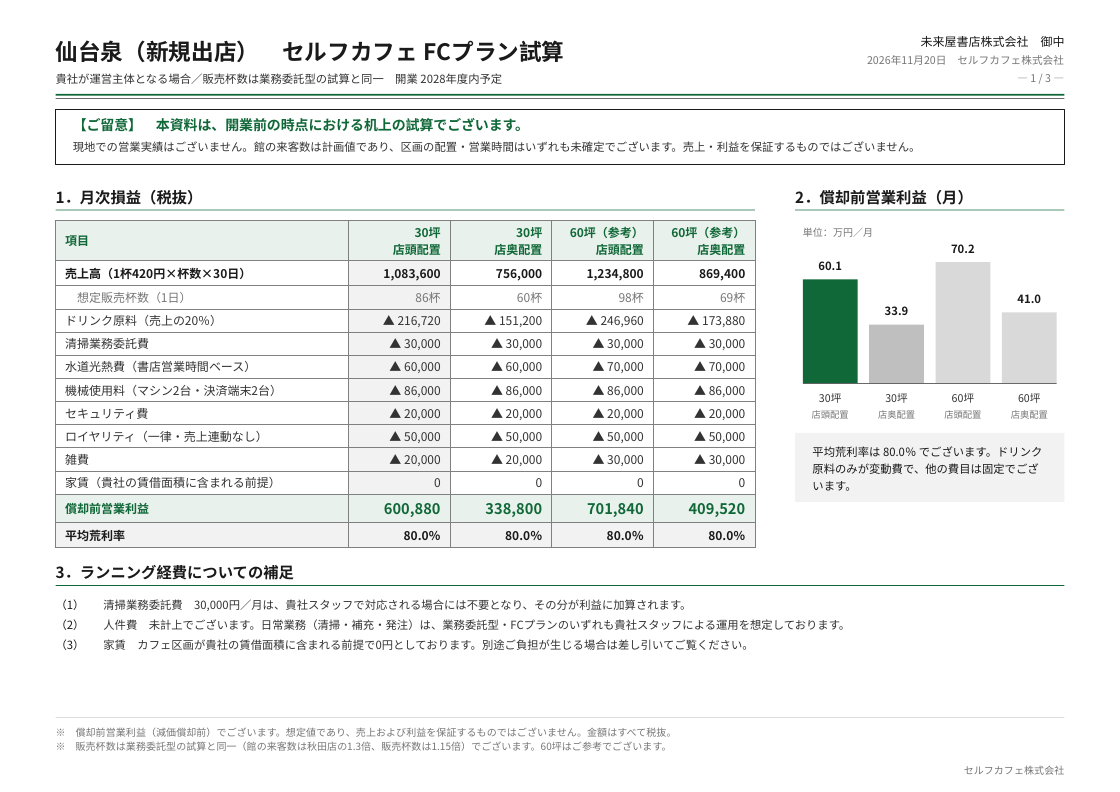
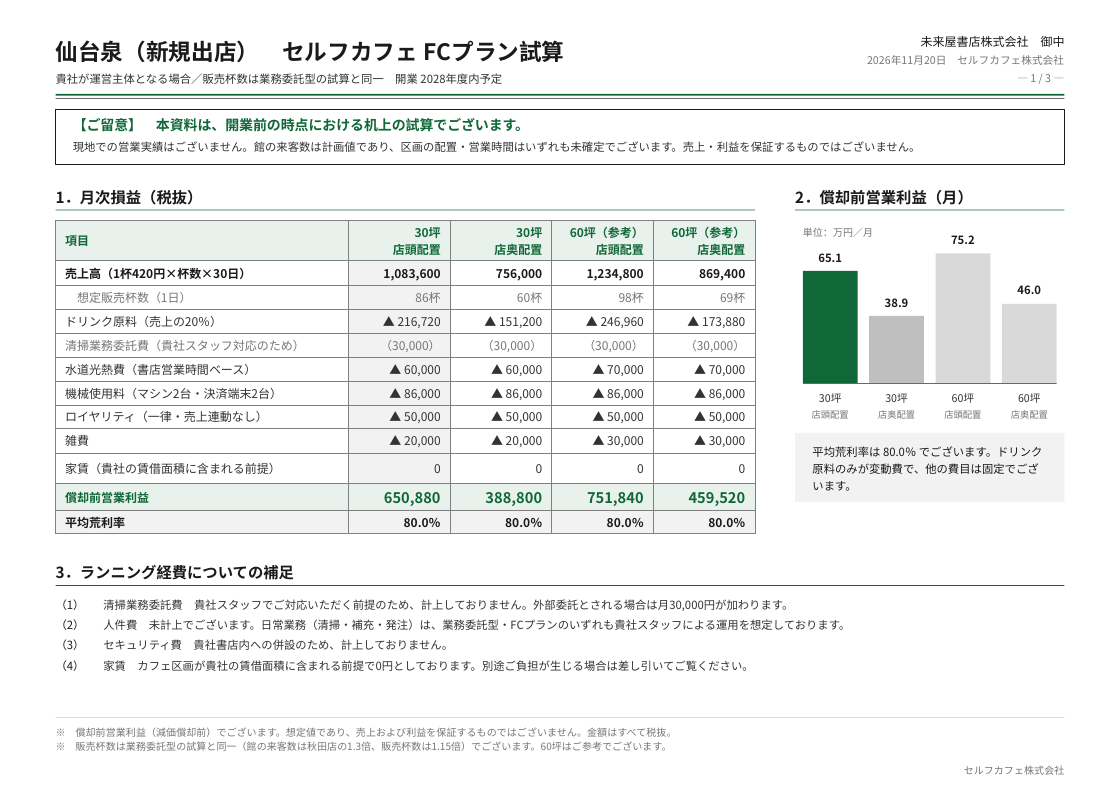
Before and after one commit to a5408071-cmd/suzuki-ceo, a slide deck: slide 1 of selfcafe-sendai-fc/sendai-fc.pptx. Drawn at 1120x792 pixels with LibreOffice and Linux fonts; fonts in the diff are those of the drawing. Boxes give left, top, right and bottom in pixels: in the first picture for what was removed or moved away, otherwise in the second. Text is boxed around its words. In the diff, an @@ line names an element or a change of style, - is before the commit and + after.

```diff
--- a/selfcafe-sendai-fc/sendai-fc.pptx
+++ b/selfcafe-sendai-fc/sendai-fc.pptx
@@ table at (56, 220, 755, 532) @@
-row 5: 清掃業務委託費 | ▲ 30,000 | ▲ 30,000 | ▲ 30,000 | ▲ 30,000
+row 5: 清掃業務委託費（貴社スタッフ対応のため） | （30,000） | （30,000） | （30,000） | （30,000）
-row 8: セキュリティ費 | ▲ 20,000 | ▲ 20,000 | ▲ 20,000 | ▲ 20,000
-row 12: 償却前営業利益 | 600,880 | 338,800 | 701,840 | 409,520
+row 11: 償却前営業利益 | 650,880 | 388,800 | 751,840 | 459,520
@@ text at (951, 235, 975, 244): text changed @@
-70.2
+75.2
@@ text at (818, 253, 842, 262): text changed @@
-60.1
+65.1
@@ rectangle: place and size @@
-rectangle at (936, 263, 991, 383)
+rectangle at (936, 254, 991, 383)
@@ rectangle: place and size @@
-rectangle at (803, 280, 857, 383)
+rectangle at (803, 271, 857, 383)
@@ text at (885, 298, 909, 307): text changed @@
-33.9
+38.9
@@ text at (1017, 285, 1041, 294): text changed @@
-41.0
+46.0
@@ rectangle: place and size @@
-rectangle at (869, 325, 924, 383)
+rectangle at (869, 316, 924, 383)
@@ rectangle: place and size @@
-rectangle at (1002, 312, 1057, 383)
+rectangle at (1002, 304, 1057, 383)
@@ text at (103, 599, 793, 611): text changed @@
-清掃業務委託費 30,000円／月は、貴社スタッフで対応される場合には不要となり、その分が利益に加算されます。
+清掃業務委託費 貴社スタッフでご対応いただく前提のため、計上しておりません。外部委託とされる場合は月30,000円が加わります。
@@ text "家賃 カフェ区画が貴社の賃借面積に含まれる前提で0円としております。別途ご負担が生じる場合は差し引いてご覧ください。": place and size @@
-text "家賃 カフェ区画が貴社の賃借面積に含まれる前提で0円としております。別途ご負担が生じる場合は差し引いてご覧ください。" at (103, 639, 753, 650)
+text "家賃 カフェ区画が貴社の賃借面積に含まれる前提で0円としております。別途ご負担が生じる場合は差し引いてご覧ください。" at (103, 660, 753, 671)
@@ text added at (103, 639, 453, 650), 8.5 pt, text #333333 @@
+セキュリティ費 貴社書店内への併設のため、計上しておりません。
@@ text added at (56, 660, 85, 671), 8.5 pt, text #1A1A1A @@
+（4）
```
Also in this commit, not shown: 2 other slides changed, 4 other files.
